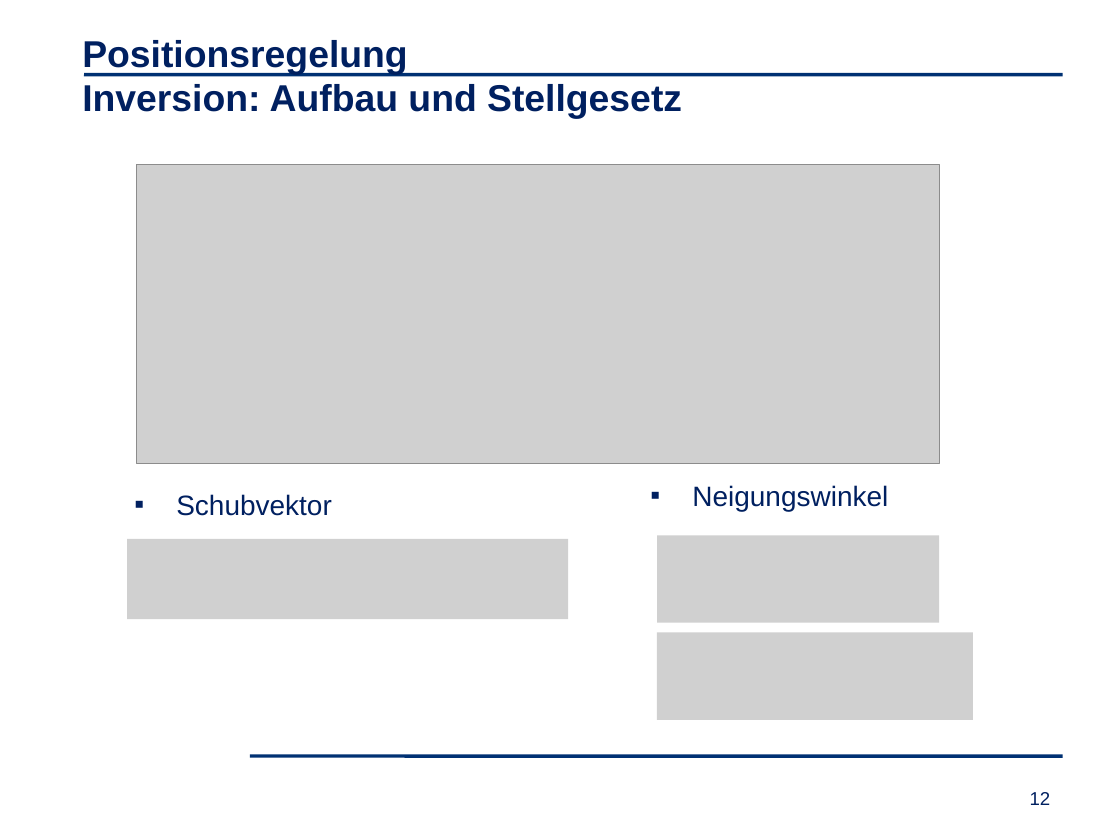
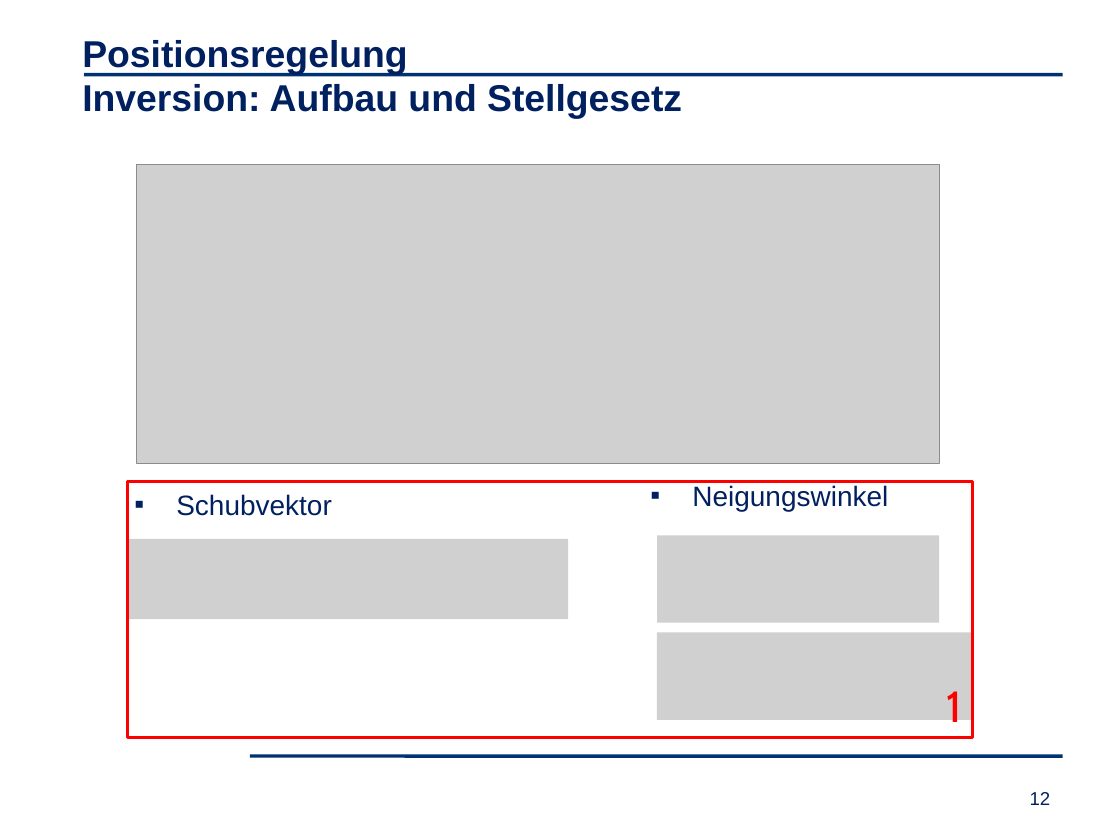
Before and after one commit to matwelter/Abschlusspraesentation, a slide deck: slide 12 of Abschlusspräsentation_LIKE.pptx. Drawn at 1120x840 pixels with LibreOffice and Linux fonts; fonts in the diff are those of the drawing; grey boxes stand for pictures; background and template pictures are left out. Boxes give left, top, right and bottom in pixels: in the first picture for what was removed or moved away, otherwise in the second. Text is boxed around its words. In the diff, an @@ line names an element or a change of style, - is before the commit and + after.

```diff
--- a/Abschlusspräsentation_LIKE.pptx
+++ b/Abschlusspräsentation_LIKE.pptx
@@ rectangle added at <box>127,482,972,737</box>, outline #FF0000 2 pt @@
@@ text added at <box>946,691,961,732</box>, 28 pt, text #FF0000 @@
+1
```
Also in this commit, not shown: 6 other slides changed, 1 other file.
